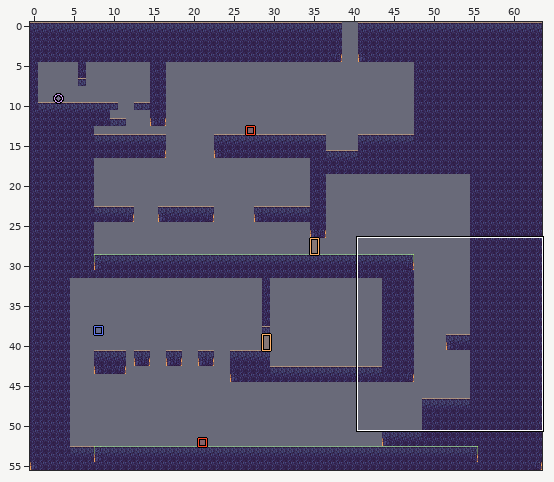
Two states of a LDtk project, res/maps/metamorphose.ldtk. Above, an overview of the earlier version with the close-up marked.
Close-up. Earlier state:
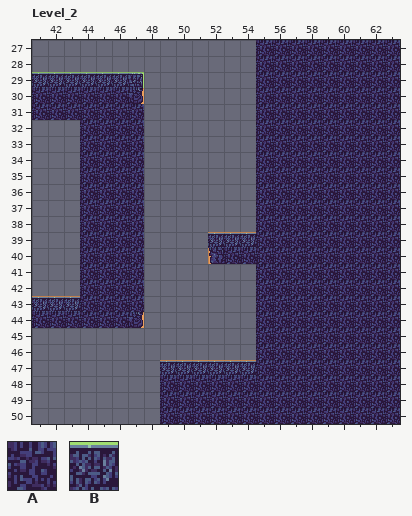
Cells are 16x16 px. Shown: Level_2 x 41..63, y 27..50.
Key: from "AutoBase": A 1 "Floor", B 2 "Grass".
_ is an empty cell.
Objects are placed by their top-left corner, in cells (3,4 is the top-left corner of cell 3,4); size is 1x1 cell unless given.
Layers that did not change in this view are not listed.
Layer "AutoBase" before, first column x 41:
27 ______________AAAAAAAAA
28 ______________AAAAAAAAA
29 BBBBBBB_______AAAAAAAAA
30 AAAAAAA_______AAAAAAAAA
31 AAAAAAA_______AAAAAAAAA
32 ___AAAA_______AAAAAAAAA
33 ___AAAA_______AAAAAAAAA
34 ___AAAA_______AAAAAAAAA
35 ___AAAA_______AAAAAAAAA
36 ___AAAA_______AAAAAAAAA
37 ___AAAA_______AAAAAAAAA
38 ___AAAA_______AAAAAAAAA
39 ___AAAA____AAAAAAAAAAAA
40 ___AAAA____AAAAAAAAAAAA
41 ___AAAA_______AAAAAAAAA
42 ___AAAA_______AAAAAAAAA
43 AAAAAAA_______AAAAAAAAA
44 AAAAAAA_______AAAAAAAAA
45 ______________AAAAAAAAA
46 ______________AAAAAAAAA
47 ________AAAAAAAAAAAAAAA
48 ________AAAAAAAAAAAAAAA
49 ________AAAAAAAAAAAAAAA
50 ________AAAAAAAAAAAAAAA
The result:
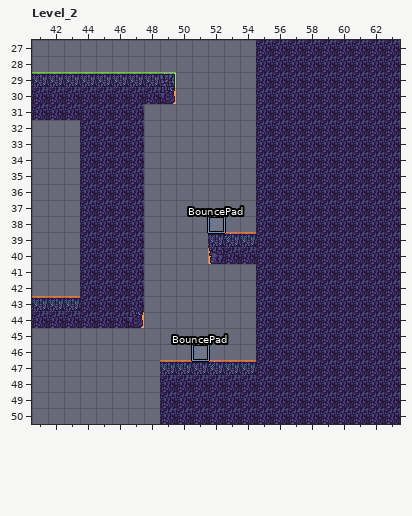
Diff:
Layer "AutoBase":
The author put tile A in row 30 at x 48 to 49.
The author put tile B in row 29 at x 48 to 49.
Layer "Entities":
A new object: "BouncePad" rectangle at 51,46.
A new object: "BouncePad" rectangle at 52,38.
